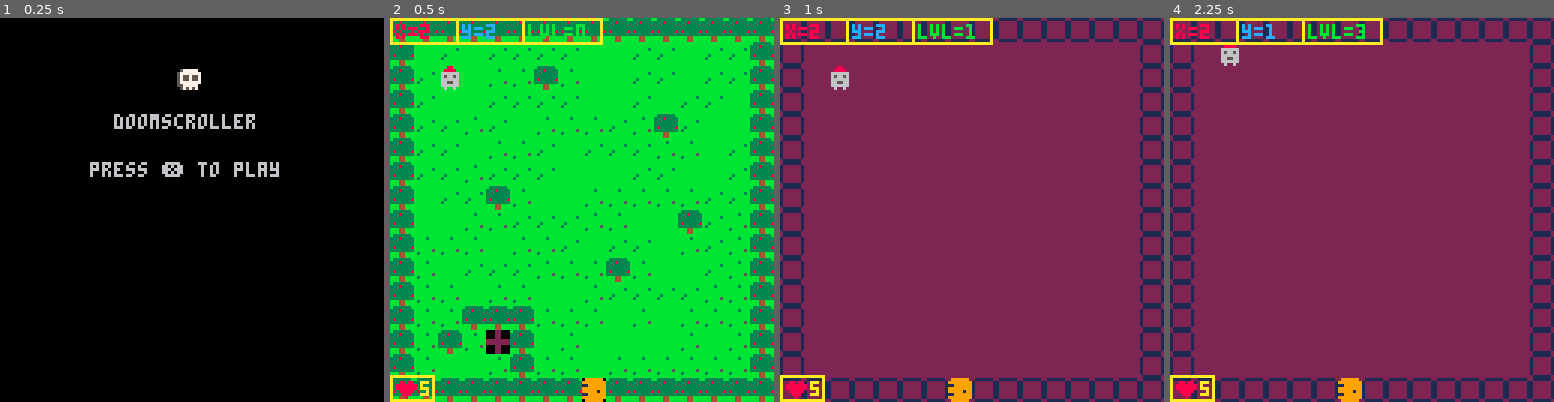
Above: before the commit, frames 1-4 (left to right).
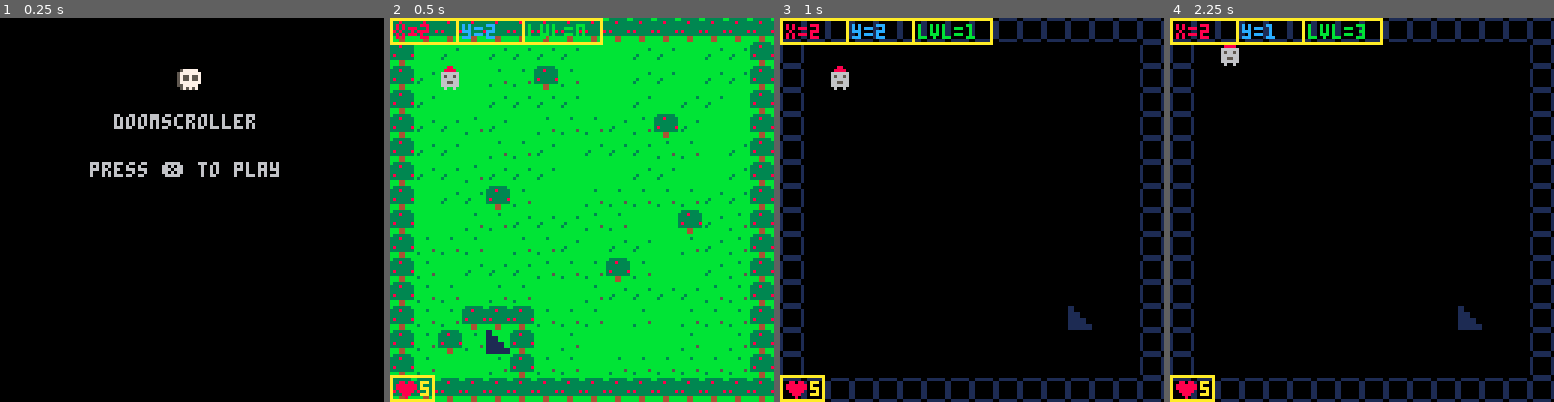
Above: after the commit, the same moments.

Repository: OmniWode/doomscroller
Game: PICO-8 cartridge doomscroller.p8
Two runs of this game, one before a commit and one after it. Both use one fixed random seed, a clock stepped at 60 frames per second and the inputs below.
Inputs:
- Up to frame 1 (0.25 s): no input
- Up to frame 2 (0.5 s): tap X (X key) at 0.33 s
- Up to frame 3 (1 s): tap O (Z key) at 0.7 s
- Up to frame 4 (2.25 s): tap X (X key) at 1.07, 1.85 s; hold Right 1.6-2.1 s; tap O (Z key) at 1.7, 2.1 s; hold Up from 2.15 s (still down)

Frame 1 is identical in both runs. In frame 2, 0.8% of the frame differs, in the area x 25-57%, y 81-100%; in frame 3, 90%; in frame 4, 90%, in the area x 0-100%, y 0-100%.

Commit message:
shifting from doors to stairs - scale down, simplify as single direction of descent into dungeon

Diff:
--- a/doomscroller.p8
+++ b/doomscroller.p8
@@ -95,10 +95,12 @@
 	anim_time=30 --30 = 1 sec
 
 	level=0
+	--room=1
 
 	--flags
 	solid=0
-	door=1
+	--door=1
+	stair=1
 	enemy=2
 	heal=3
 	win=4
@@ -115,19 +117,18 @@
 	--mapx=16*level
 	--mapy=16*level
 
-
 	if (level==0) then
 		mapx=0
 		mapy=0
-		cls(0)
-	elseif (level%2==0) then
-		mapx=0
-		mapy=16
-		cls(0)
-	else
-		mapx=0
-		mapy=16
-		cls(2)
+		cls(11)
+	else
+		mapx=16
+		mapy=0
+		if (level%2==0) then
+			cls(2)
+		else
+			cls(0)
+		end
 	end
 
 	map(mapx,mapy,0,0,16,16)
@@ -150,8 +151,8 @@
 	level+=1
 	sfx(0)
 
-	p.x=2
-	p.y=18
+	p.x=18
+	p.y=2
 
 	--p.x=mid(0,2,127)
 	--p.y=mid(0,2,127)
@@ -223,7 +224,12 @@
 	end
 
 	--use door
-	if (is_tile(door,x,y)) then
+	--if (is_tile(door,x,y)) then
+	--	new_level()
+	--end
+
+	--use stairs
+	if (is_tile(stair,x,y)) then
 		new_level()
 	end
 
@@ -301,14 +307,14 @@
 007007000665566010000001888888881199999900022000b3bbbbbbbbbbbb5b3333333300000000000000000000000000000000000000000000000000000000
 000000000666666010000001088888809999999900022000bbbbbbbbb3bbbbbbbbb44bbb00000000000000000000000000000000000000000000000000000000
 000000000060060001111110008008000999999000022000bbbbbbbbbbbbbbbbbbb44bbb00000000000000000000000000000000000000000000000000000000
-006660000555555000000000000000000aaaaaa000000000bbbbbbbb000000000000000000000000000000000000000000000000000000000000000000000000
-00666000544444450000000000000000aaaaaaaa00000000bbbbbbbb000000000000000000000000000000000000000000000000000000000000000000000000
-00666000544444450000000000000000aa0aa0aa00000000bbbbbbbb000000000000000000000000000000000000000000000000000000000000000000000000
-06666600544445450000000000000000aaaaaaaa00000000bbbbbbbb000000000000000000000000000000000000000000000000000000000000000000000000
-60666060544445450000000000000000aa0aa0aa00000000bbbbbbbb000000000000000000000000000000000000000000000000000000000000000000000000
-00666000544444450000000000000000aaa00aaa00000000bbbbbbbb000000000000000000000000000000000000000000000000000000000000000000000000
-00606000544444450000000000000000aaaaaaaa00000000bbbbbbbb000000000000000000000000000000000000000000000000000000000000000000000000
-006060000555555000000000000000000aaaaaa000000000bbbbbbbb000000000000000000000000000000000000000000000000000000000000000000000000
+006660000555555011000000000000000aaaaaa000000000bbbbbbbb000000000000000000000000000000000000000000000000000000000000000000000000
+00666000544444451100000000000000aaaaaaaa00000000bbbbbbbb000000000000000000000000000000000000000000000000000000000000000000000000
+00666000544444451111000000000000aa0aa0aa00000000bbbbbbbb000000000000000000000000000000000000000000000000000000000000000000000000
+06666600544445451111000000000000aaaaaaaa00000000bbbbbbbb000000000000000000000000000000000000000000000000000000000000000000000000
+60666060544445451111110000000000aa0aa0aa00000000bbbbbbbb000000000000000000000000000000000000000000000000000000000000000000000000
+00666000544444451111110000000000aaa00aaa00000000bbbbbbbb000000000000000000000000000000000000000000000000000000000000000000000000
+00606000544444451111111100000000aaaaaaaa00000000bbbbbbbb000000000000000000000000000000000000000000000000000000000000000000000000
+006060000555555011111111000000000aaaaaa000000000bbbbbbbb000000000000000000000000000000000000000000000000000000000000000000000000
 00000000000000000000000000000000000000000000000000000000000000000000000000000000000000000000000000000000000000000000000000000000
 00000000000000000000000000000000000000000000000000000000000000000000000000000000000000000000000000000000000000000000000000000000
 00000000000000000000000000000000000000000000000000000000000000000000000000000000000000000000000000000000000000000000000000000000
@@ -326,41 +332,41 @@
 00888000000000005577777000000000000000000000000000000000000000000000000000000000000000000000000000000000000000000000000000000000
 00080000000000000575757000000000000000000000000000000000000000000000000000000000000000000000000000000000000000000000000000000000
 __gff__
-0001010503080000010000000000000001020000100000000000000000000000000000000000000000000000000000000000000000000000000000000000000000000000000000000000000000000000000000000000000000000000000000000000000000000000000000000000000000000000000000000000000000000000
+0001010503080000010000000000000001020300100000000000000000000000000000000000000000000000000000000000000000000000000000000000000000000000000000000000000000000000000000000000000000000000000000000000000000000000000000000000000000000000000000000000000000000000
 0000000000000000000000000000000000000000000000000000000000000000000000000000000000000000000000000000000000000000000000000000000000000000000000000000000000000000000000000000000000000000000000000000000000000000000000000000000000000000000000000000000000000000
 __map__
 0808080808080808080808080808080802020202020202020202020202020202000000000000000000000000000000000000000000000000000000000000000000000000000000000000000000000000000000000000000000000000000000000000000000000000000000000000000000000000000000000000000000000000
-0816061606060606161606061606060802161616161616161616161616161602000000000000000000000000000000000000000000000000000000000000000000000000000000000000000000000000000000000000000000000000000000000000000000000000000000000000000000000000000000000000000000000000
-0806071607070807161606061606060802161616161616161616161616161602000000000000000000000000000000000000000000000000000000000000000000000000000000000000000000000000000000000000000000000000000000000000000000000000000000000000000000000000000000000000000000000000
-0806161606060606161606160606160802161601161616161616161616161602000000000000000000000000000000000000000000000000000000000000000000000000000000000000000000000000000000000000000000000000000000000000000000000000000000000000000000000000000000000000000000000000
-0806060706160707070607080616160802161616161616161616161616161602000000000000000000000000000000000000000000000000000000000000000000000000000000000000000000000000000000000000000000000000000000000000000000000000000000000000000000000000000000000000000000000000
-0806061607070616060606070716060802161616161616161616161616161602000000000000000000000000000000000000000000000000000000000000000000000000000000000000000000000000000000000000000000000000000000000000000000000000000000000000000000000000000000000000000000000000
-0806060706060616161606061616060802161616161616161616161616161602000000000000000000000000000000000000000000000000000000000000000000000000000000000000000000000000000000000000000000000000000000000000000000000000000000000000000000000000000000000000000000000000
-0816060608071616070707070706060802161616161616161616161616161602000000000000000000000000000000000000000000000000000000000000000000000000000000000000000000000000000000000000000000000000000000000000000000000000000000000000000000000000000000000000000000000000
-0816160707060606070716160806070802161616161616161616161616161602000000000000000000000000000000000000000000000000000000000000000000000000000000000000000000000000000000000000000000000000000000000000000000000000000000000000000000000000000000000000000000000000
-0807070716070706160606160706070802161616161616161616161616161602000000000000000000000000000000000000000000000000000000000000000000000000000000000000000000000000000000000000000000000000000000000000000000000000000000000000000000000000000000000000000000000000
-0807160606060707070807161606070802161616161616161616161616161602000000000000000000000000000000000000000000000000000000000000000000000000000000000000000000000000000000000000000000000000000000000000000000000000000000000000000000000000000000000000000000000000
-0807071607071616070606060607070802161616161616161616161616161602000000000000000000000000000000000000000000000000000000000000000000000000000000000000000000000000000000000000000000000000000000000000000000000000000000000000000000000000000000000000000000000000
-0807070808080707071607160707070802161616161616161616161616161602000000000000000000000000000000000000000000000000000000000000000000000000000000000000000000000000000000000000000000000000000000000000000000000000000000000000000000000000000000000000000000000000
-0807080705081607161616160716070802161616161616161616161616161602000000000000000000000000000000000000000000000000000000000000000000000000000000000000000000000000000000000000000000000000000000000000000000000000000000000000000000000000000000000000000000000000
-0807161607080707160707070707070802161616161616161616161616161602000000000000000000000000000000000000000000000000000000000000000000000000000000000000000000000000000000000000000000000000000000000000000000000000000000000000000000000000000000000000000000000000
-0808080808080808040808080808080802020202020202040202020202020202000000000000000000000000000000000000000000000000000000000000000000000000000000000000000000000000000000000000000000000000000000000000000000000000000000000000000000000000000000000000000000000000
-0202020202020202020202020202020202020202020202020202020202020202000000000000000000000000000000000000000000000000000000000000000000000000000000000000000000000000000000000000000000000000000000000000000000000000000000000000000000000000000000000000000000000000
-0200000000000000000000000000000202000000000000000000000000000002000000000000000000000000000000000000000000000000000000000000000000000000000000000000000000000000000000000000000000000000000000000000000000000000000000000000000000000000000000000000000000000000
-0200000000000000000000000000000202000000000000000000000000000002000000000000000000000000000000000000000000000000000000000000000000000000000000000000000000000000000000000000000000000000000000000000000000000000000000000000000000000000000000000000000000000000
-0200000000000000000000000000000202000000000000000000000000000002000000000000000000000000000000000000000000000000000000000000000000000000000000000000000000000000000000000000000000000000000000000000000000000000000000000000000000000000000000000000000000000000
-0200000000000000000000000000000202000000000003000000000300000002000000000000000000000000000000000000000000000000000000000000000000000000000000000000000000000000000000000000000000000000000000000000000000000000000000000000000000000000000000000000000000000000
-0200000000000000000000000000000202000000000000000000000000000002000000000000000000000000000000000000000000000000000000000000000000000000000000000000000000000000000000000000000000000000000000000000000000000000000000000000000000000000000000000000000000000000
-0200000000000000000000000000000202000000000000000000000000000002000000000000000000000000000000000000000000000000000000000000000000000000000000000000000000000000000000000000000000000000000000000000000000000000000000000000000000000000000000000000000000000000
-0200000000000000000000000000000202000000000000000000000000000002000000000000000000000000000000000000000000000000000000000000000000000000000000000000000000000000000000000000000000000000000000000000000000000000000000000000000000000000000000000000000000000000
-0200000000000000000000000000000202000000000000000000000000000002000000000000000000000000000000000000000000000000000000000000000000000000000000000000000000000000000000000000000000000000000000000000000000000000000000000000000000000000000000000000000000000000
-0200000000000000000000000000000202000300000000000500000000000002000000000000000000000000000000000000000000000000000000000000000000000000000000000000000000000000000000000000000000000000000000000000000000000000000000000000000000000000000000000000000000000000
-0200000000000000000000000000000202000000000000000000000000000002000000000000000000000000000000000000000000000000000000000000000000000000000000000000000000000000000000000000000000000000000000000000000000000000000000000000000000000000000000000000000000000000
-0200000000000000000000000000000202000000000000000000000000000002000000000000000000000000000000000000000000000000000000000000000000000000000000000000000000000000000000000000000000000000000000000000000000000000000000000000000000000000000000000000000000000000
-0200000000000000000000000000000202000000000000000000000000000002000000000000000000000000000000000000000000000000000000000000000000000000000000000000000000000000000000000000000000000000000000000000000000000000000000000000000000000000000000000000000000000000
-0200000000000000000000000000000202000000000000000000000000140002000000000000000000000000000000000000000000000000000000000000000000000000000000000000000000000000000000000000000000000000000000000000000000000000000000000000000000000000000000000000000000000000
-0200000000000000000000000000000202000000000000000000000000000002000000000000000000000000000000000000000000000000000000000000000000000000000000000000000000000000000000000000000000000000000000000000000000000000000000000000000000000000000000000000000000000000
-0202020202020204020202020202020202020202020202040202020202020202000000000000000000000000000000000000000000000000000000000000000000000000000000000000000000000000000000000000000000000000000000000000000000000000000000000000000000000000000000000000000000000000
-
-
-
+0816061606060606161606061606060802000000000000000000000000000002000000000000000000000000000000000000000000000000000000000000000000000000000000000000000000000000000000000000000000000000000000000000000000000000000000000000000000000000000000000000000000000000
+0806071607070807161606061606060802000000000000000000000000000002000000000000000000000000000000000000000000000000000000000000000000000000000000000000000000000000000000000000000000000000000000000000000000000000000000000000000000000000000000000000000000000000
+0806161606060606161606160606160802000000000000000000000000000002000000000000000000000000000000000000000000000000000000000000000000000000000000000000000000000000000000000000000000000000000000000000000000000000000000000000000000000000000000000000000000000000
+0806060706160707070607080616160802000000000000000000000000000002000000000000000000000000000000000000000000000000000000000000000000000000000000000000000000000000000000000000000000000000000000000000000000000000000000000000000000000000000000000000000000000000
+0806061607070616060606070716060802000000000000000000000000000002000000000000000000000000000000000000000000000000000000000000000000000000000000000000000000000000000000000000000000000000000000000000000000000000000000000000000000000000000000000000000000000000
+0806060706060616161606061616060802000000000000000000000000000002000000000000000000000000000000000000000000000000000000000000000000000000000000000000000000000000000000000000000000000000000000000000000000000000000000000000000000000000000000000000000000000000
+0816060608071616070707070706060802000000000000000000000000000002000000000000000000000000000000000000000000000000000000000000000000000000000000000000000000000000000000000000000000000000000000000000000000000000000000000000000000000000000000000000000000000000
+0816160707060606070716160806070802000000000000000000000000000002000000000000000000000000000000000000000000000000000000000000000000000000000000000000000000000000000000000000000000000000000000000000000000000000000000000000000000000000000000000000000000000000
+0807070716070706160606160706070802000000000000000000000000000002000000000000000000000000000000000000000000000000000000000000000000000000000000000000000000000000000000000000000000000000000000000000000000000000000000000000000000000000000000000000000000000000
+0807160606060707070807161606070802000000000000000000000000000002000000000000000000000000000000000000000000000000000000000000000000000000000000000000000000000000000000000000000000000000000000000000000000000000000000000000000000000000000000000000000000000000
+0807071607071616070606060607070802000000000000000000000000000002000000000000000000000000000000000000000000000000000000000000000000000000000000000000000000000000000000000000000000000000000000000000000000000000000000000000000000000000000000000000000000000000
+0807070808080707071607160707070802000000000000000000000012000002000000000000000000000000000000000000000000000000000000000000000000000000000000000000000000000000000000000000000000000000000000000000000000000000000000000000000000000000000000000000000000000000
+0807080712081607161616160716070802000000000000000000000000000002000000000000000000000000000000000000000000000000000000000000000000000000000000000000000000000000000000000000000000000000000000000000000000000000000000000000000000000000000000000000000000000000
+0807161607080707160707070707070802000000000000000000000000000002000000000000000000000000000000000000000000000000000000000000000000000000000000000000000000000000000000000000000000000000000000000000000000000000000000000000000000000000000000000000000000000000
+0808080808080808080808080808080802020202020202020202020202020202000000000000000000000000000000000000000000000000000000000000000000000000000000000000000000000000000000000000000000000000000000000000000000000000000000000000000000000000000000000000000000000000
+0202020202020202020202020202020202020204020202020202020202020202020202020202020202020202020202020000000000000000000000000000000000000000000000000000000000000000000000000000000000000000000000000000000000000000000000000000000000000000000000000000000000000000
+0200000000000000000000000000000202000000000000000000000000000002020000000000000000000000000000020000000000000000000000000000000000000000000000000000000000000000000000000000000000000000000000000000000000000000000000000000000000000000000000000000000000000000
+0200000000000000000000000000000202000000000000000000000000000002020000000000000000000000000000020000000000000000000000000000000000000000000000000000000000000000000000000000000000000000000000000000000000000000000000000000000000000000000000000000000000000000
+0200000000000000000000000000000202000000000000000000000000000004040000000000000000000000000000020000000000000000000000000000000000000000000000000000000000000000000000000000000000000000000000000000000000000000000000000000000000000000000000000000000000000000
+0200000000000000000000000000000202000000000000000000000000000002020000000000000000000000000000020000000000000000000000000000000000000000000000000000000000000000000000000000000000000000000000000000000000000000000000000000000000000000000000000000000000000000
+0200000000000000000000000000000202000000000000000000000000000002020000000000000000000000000000020000000000000000000000000000000000000000000000000000000000000000000000000000000000000000000000000000000000000000000000000000000000000000000000000000000000000000
+0200000000000000000000000000000202000000000000000000000000000002020000000000000000000000000000020000000000000000000000000000000000000000000000000000000000000000000000000000000000000000000000000000000000000000000000000000000000000000000000000000000000000000
+0200000000000000000000000000000202000000000000000000000000000002020000000000000000000000000000020000000000000000000000000000000000000000000000000000000000000000000000000000000000000000000000000000000000000000000000000000000000000000000000000000000000000000
+0200000000000000000000000000000202000000000000000000000000000002020000000000000000000000000000020000000000000000000000000000000000000000000000000000000000000000000000000000000000000000000000000000000000000000000000000000000000000000000000000000000000000000
+0200000000000000000000000000000202000000000000000000000000000002020000000000000000000000000000020000000000000000000000000000000000000000000000000000000000000000000000000000000000000000000000000000000000000000000000000000000000000000000000000000000000000000
+0200000000000000000000000000000202000000000000000000000000000002020000000000000000000000000000020000000000000000000000000000000000000000000000000000000000000000000000000000000000000000000000000000000000000000000000000000000000000000000000000000000000000000
+0200000000000000000000000000000202000000000000000000000000000002020000000000000000000000000000020000000000000000000000000000000000000000000000000000000000000000000000000000000000000000000000000000000000000000000000000000000000000000000000000000000000000000
+0200000000000000000000000000000202000000000000000000000000000002020000000000000000000000000000020000000000000000000000000000000000000000000000000000000000000000000000000000000000000000000000000000000000000000000000000000000000000000000000000000000000000000
+0200000000000000000000000000000404000000000000000000000000000002020000000000000000000000000000020000000000000000000000000000000000000000000000000000000000000000000000000000000000000000000000000000000000000000000000000000000000000000000000000000000000000000
+0200000000000000000000000000000202000000000000000000000000000002020000000000000000000000000000020000000000000000000000000000000000000000000000000000000000000000000000000000000000000000000000000000000000000000000000000000000000000000000000000000000000000000
+0202020202020202020202020202020202020202020202020202020204020202020202020202020202020202020202020000000000000000000000000000000000000000000000000000000000000000000000000000000000000000000000000000000000000000000000000000000000000000000000000000000000000000
+
+
+
